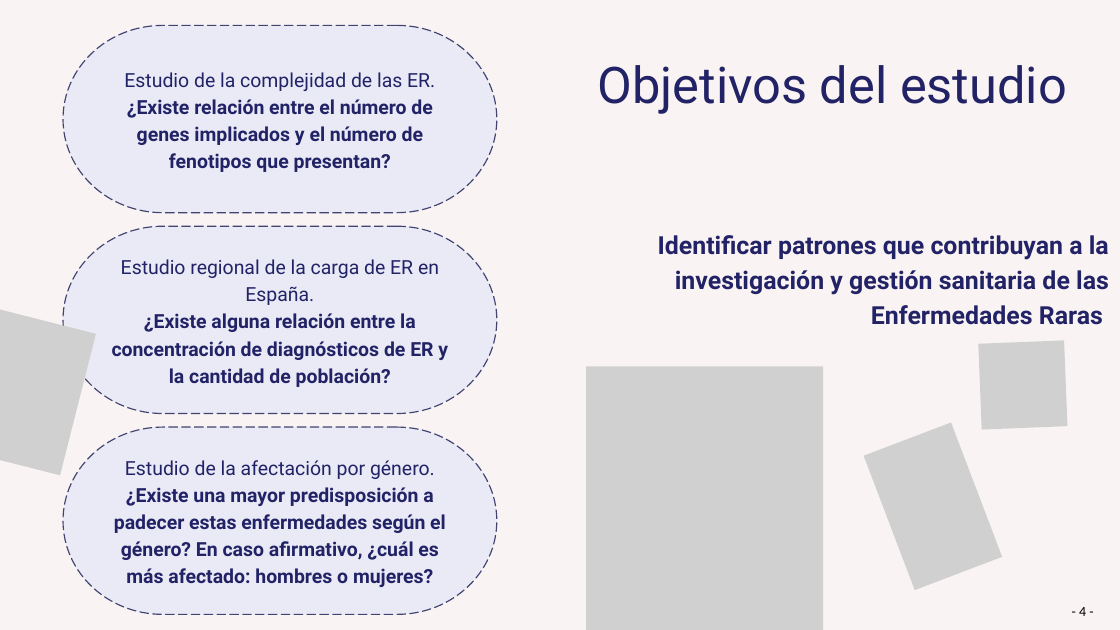
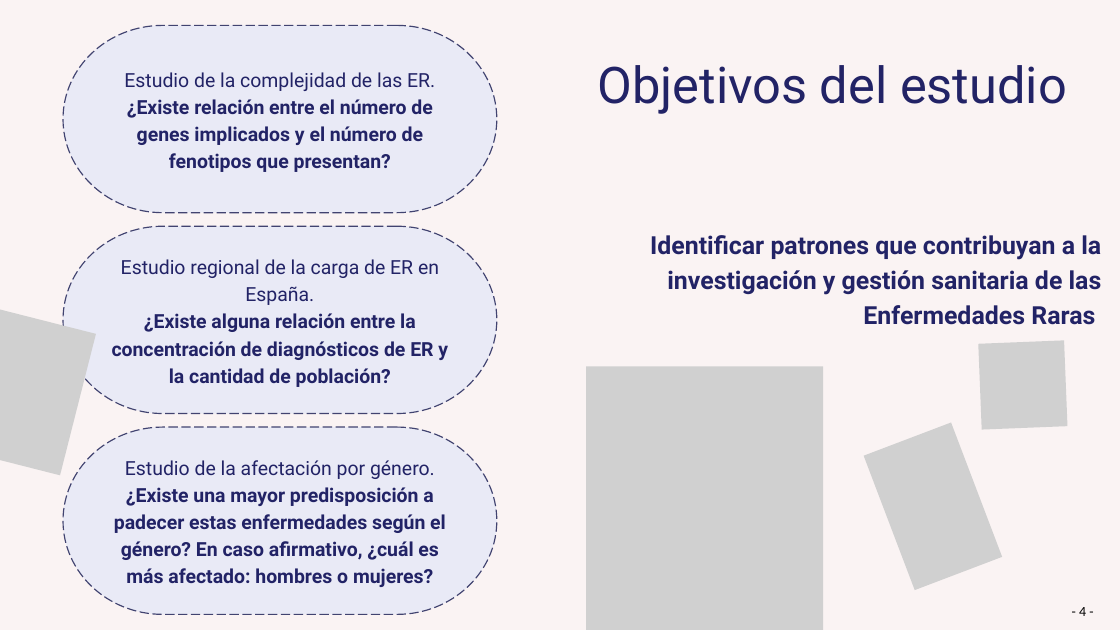
Before and after one commit to Muriburu/ITAcademy, a slide deck: slide 4 of Sprint 10 - Pràctica final/Presentación - Enfermedades raras.pptx. Drawn at 1120x630 pixels with LibreOffice and Linux fonts; fonts in the diff are those of the drawing; grey boxes stand for pictures. Boxes give left, top, right and bottom in pixels: in the first picture for what was removed or moved away, otherwise in the second. Text is boxed around its words. In the diff, an @@ line names an element or a change of style, - is before the commit and + after.

```diff
--- a/Sprint 10 - Pràctica final/Presentación - Enfermedades raras.pptx
+++ b/Sprint 10 - Pràctica final/Presentación - Enfermedades raras.pptx
@@ text "Identificar patrones que contribuyan a ...": place and size @@
-text "Identificar patrones que contribuyan a ..." at [658, 235, 1109, 325]
+text "Identificar patrones que contribuyan a ..." at [650, 235, 1102, 325]
```
Also in this commit, not shown: 8 other slides changed, 1 slide added, 42 other files.
